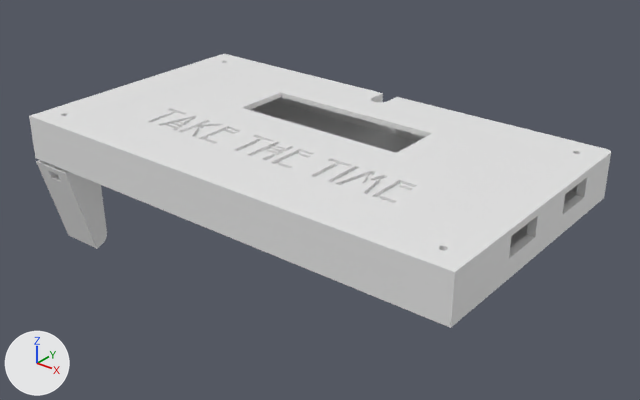
Two versions of the Blender file 3D printed parts/enclosure.blend, one commit apart.
Before and after are seen from a 50 mm lens placed at (242.5, -157.4, 85.5), pointed at (79.8, 45.9, -40.5). Every picture has the same lights, and +X, +Y and +Z are marked at lower left. The picture after the commit comes second.

The first picture shows 'Back', 'Front', 'Support foot 10deg'.
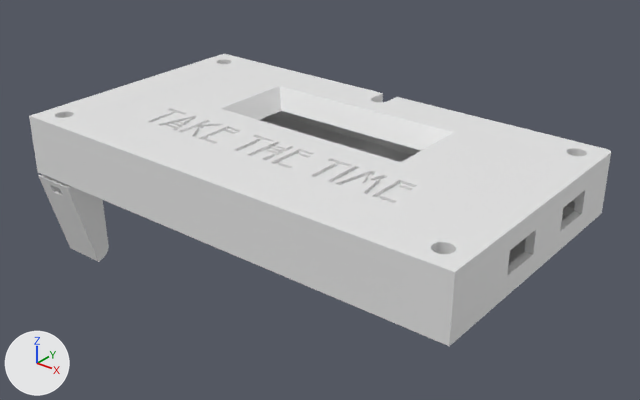
Commit message: Front holes and taller front enclosure

Where the change shows, as pixel boxes (x1, y1, x2, y2) in the pictures (640 x 400 px; the box of a moved part takes in the faces that stretch with it):
'Front', reshaped (7% taller): before (29, 54, 611, 305); after (29, 54, 611, 323)
'Back', moved: before (33, 97, 607, 328); after (35, 111, 605, 346)
'Support foot 10deg', moved: before (36, 160, 107, 249); after (38, 174, 109, 262)
part 1 of me_cube_001, moved or reshaped: before (52, 57, 589, 261); after (39, 57, 602, 323)

Patch to the scene script:
```diff
--- a/3D printed parts/enclosure.blend.py
+++ b/3D printed parts/enclosure.blend.py
@@ me_cube_001 @@
 # used by ob_front; location = (0.0, 0.0, 0.0)
-me_cube_001.from_pydata(...)  # 2676 vertices, 1738 faces; spans x -3.0..158.0, y -3.0..88.0, z -25.0..-17.0
+me_cube_001.from_pydata(...)  # 3201 vertices, 1755 faces; spans x -3.0..158.0, y -3.0..88.0, z -30.0..-17.0
+# me_cube_001 part 1: 2029 vertices removed from x -3.0..158.0, y -3.0..88.0, z -25.0..-17.0; 2554 vertices added at x -3.0..158.0, y -3.0..88.0, z -30.0..-17.0
@@ ob_back @@
 ob_back = bpy.data.objects.new('Back', me_cube_002)
-ob_back.location = (0.0, 0.0, 0.0)
+ob_back.location = (0.0, 0.0, -5.2)
@@ ob_support_foot_10deg @@
 ob_support_foot_10deg = bpy.data.objects.new('Support foot 10deg', me_cube)
-ob_support_foot_10deg.location = (0.0, 0.0, 0.0)
+ob_support_foot_10deg.location = (0.0, 0.0, -5.2)
```
